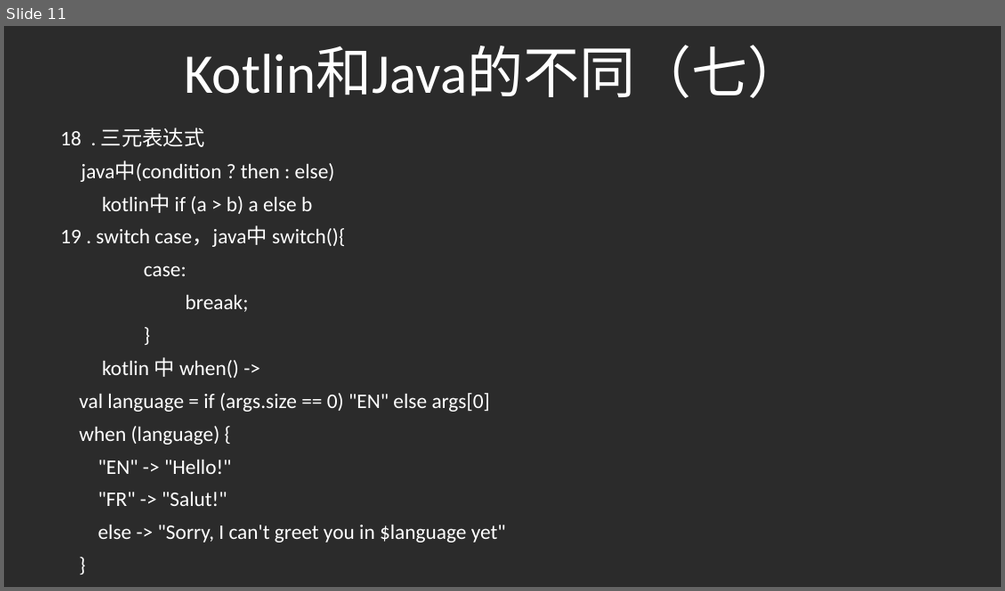
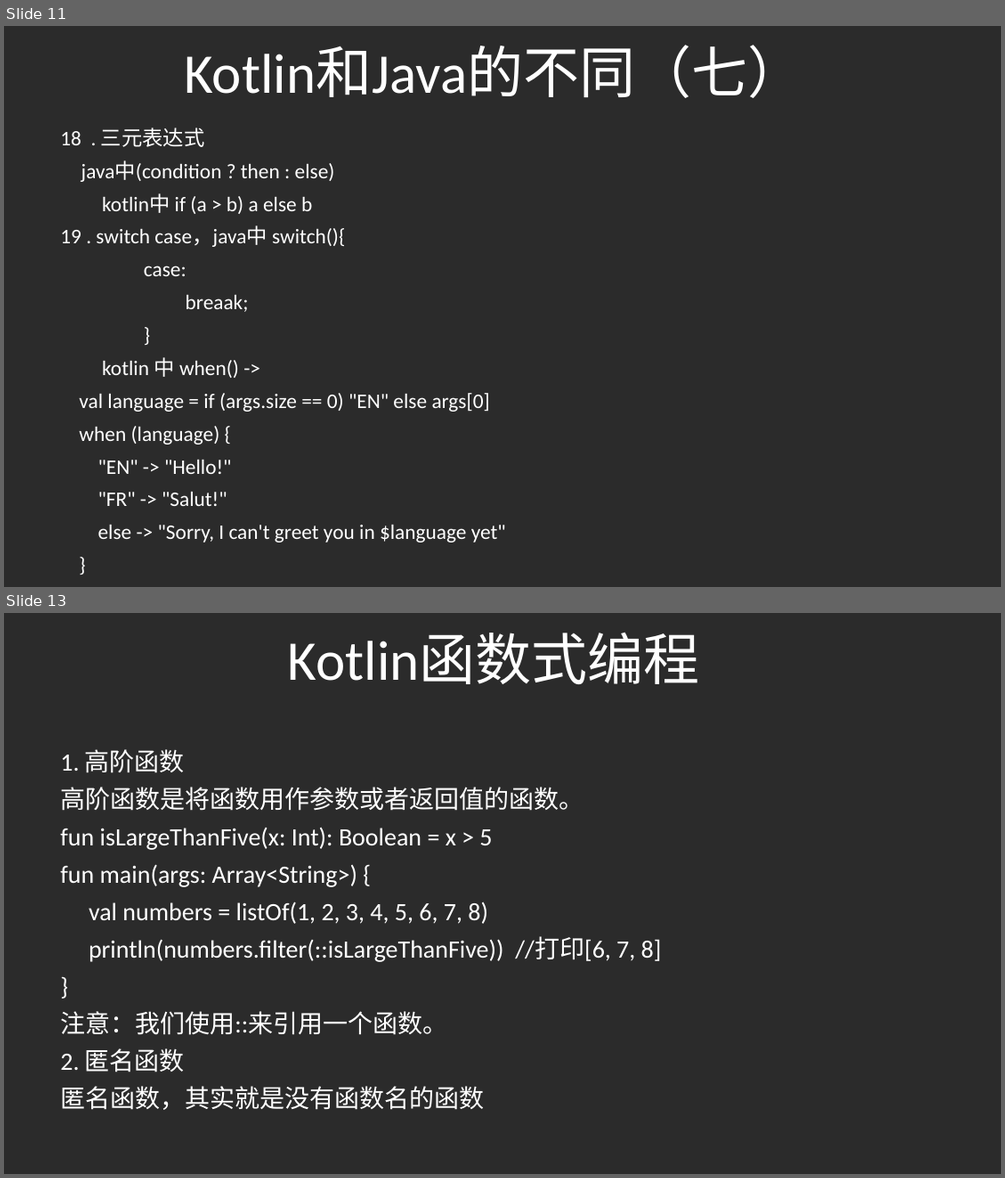
Before and after one commit to gaoleicoding/HelloKotlin, a slide deck: KotlinApp/Kotlin分享.pptx. Shown one above the other, each under a label of ours: slide 11 before the commit, slides 11 and 13 after it; the slides between them are not shown. The pictures are 1005x591 and 1005x1178 pixels, drawn with LibreOffice and Linux fonts; fonts in the diff are those of the drawing; background and template pictures are left out; a plain dark background stands for a picture behind light text. Boxes give left, top, right and bottom in pixels: in the first picture for what was removed or moved away, otherwise in the second. Text is boxed around its words. In the diff, an @@ line names an element or a change of style, - is before the commit and + after.

```diff
--- a/KotlinApp/Kotlin分享.pptx
+++ b/KotlinApp/Kotlin分享.pptx
@@ slide 13 added at [4,613,1001,1174], background picture (left out) @@
@@ title added at [288,633,700,684], 54 pt, text #FFFFFF @@
+Kotlin函数式编程
@@ subtitle added at [60,749,662,1110], 24 pt, text #FFFFFF @@
+1. 高阶函数
+高阶函数是将函数用作参数或者返回值的函数。
+fun isLargeThanFive(x: Int): Boolean = x > 5
+fun main(args: Array<String>) {
+val numbers = listOf(1, 2, 3, 4, 5, 6, 7, 8)
+println(numbers.filter(::isLargeThanFive)) //打印[6, 7, 8]
+}
+注意：我们使用::来引用一个函数。
+2. 匿名函数
+匿名函数，其实就是没有函数名的函数
```
Also in this commit, not shown: 2 slides changed, 4 other slides added.
